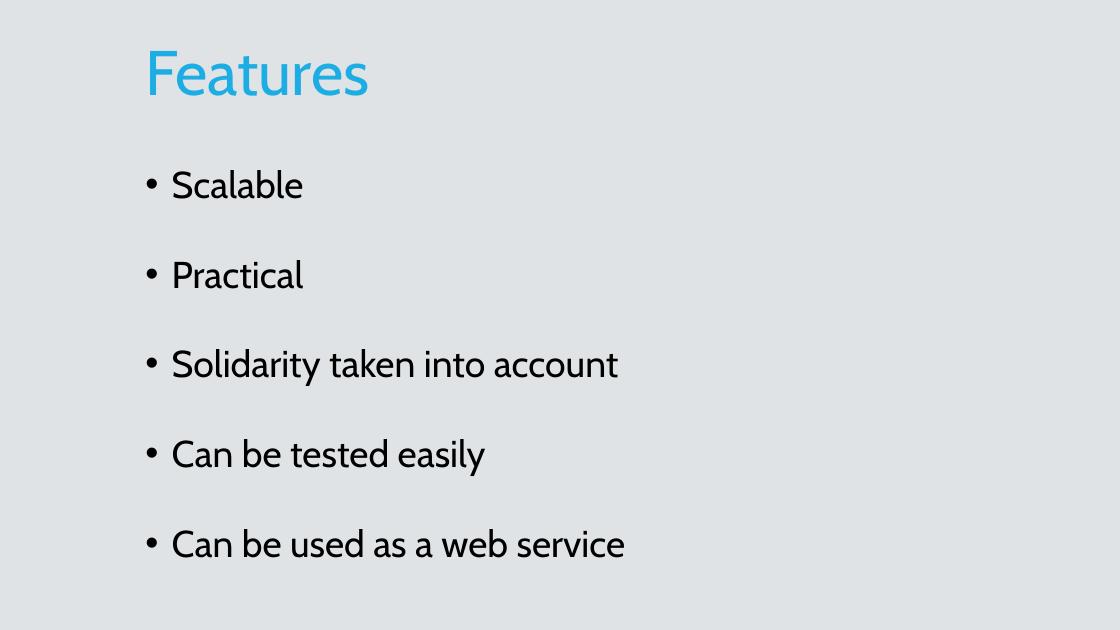
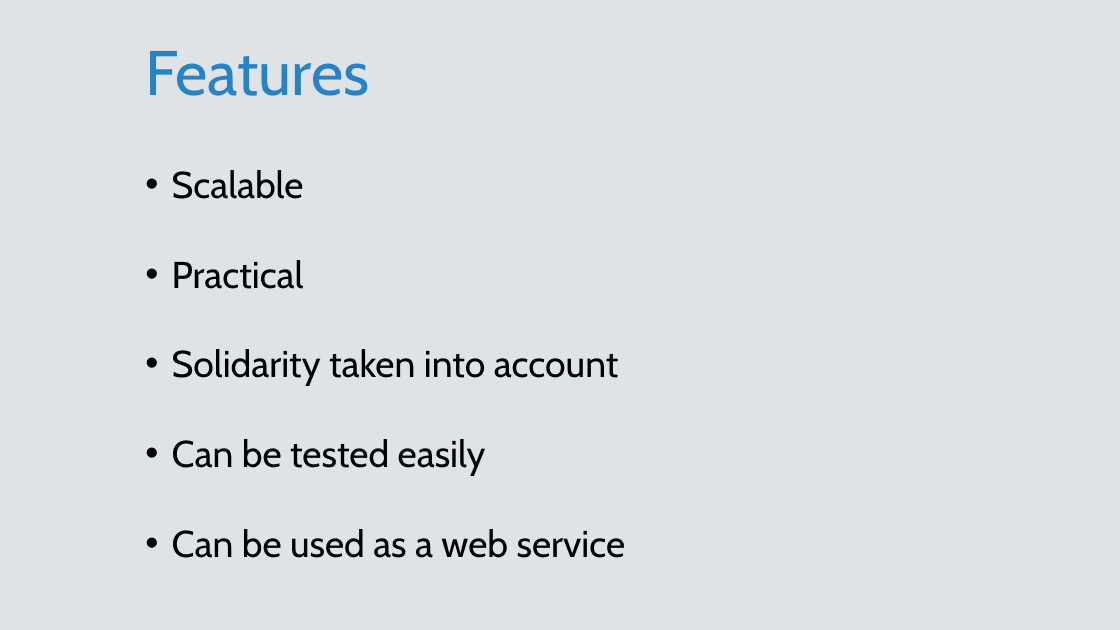
Before and after one commit to l4zy0n3/Stocks, a slide deck: slide 2 of Docs/Stock Market Sentiment Analysis and Price Prediction.pptx. Drawn at 1120x630 pixels with LibreOffice and Linux fonts; fonts in the diff are those of the drawing. Boxes give left, top, right and bottom in pixels: in the first picture for what was removed or moved away, otherwise in the second. Text is boxed around its words. In the diff, an @@ line names an element or a change of style, - is before the commit and + after.

```diff
--- a/Docs/Stock Market Sentiment Analysis and Price Prediction.pptx
+++ b/Docs/Stock Market Sentiment Analysis and Price Prediction.pptx
@@ text "Features" at (x1=145, y1=51, x2=369, y2=96): text colour #1CADE4 to #2683C6 @@
```
Also in this commit, not shown: 5 other slides changed, 5 slides added, 1 slide removed.
